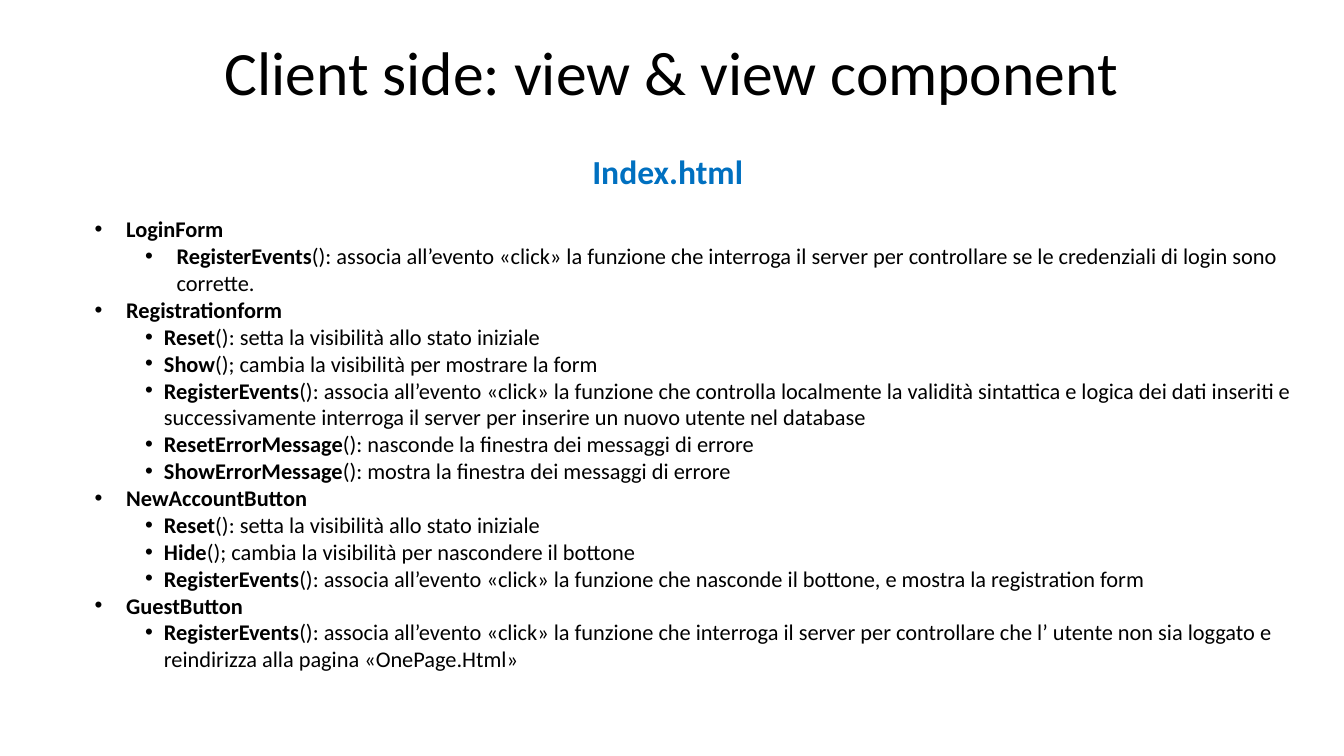
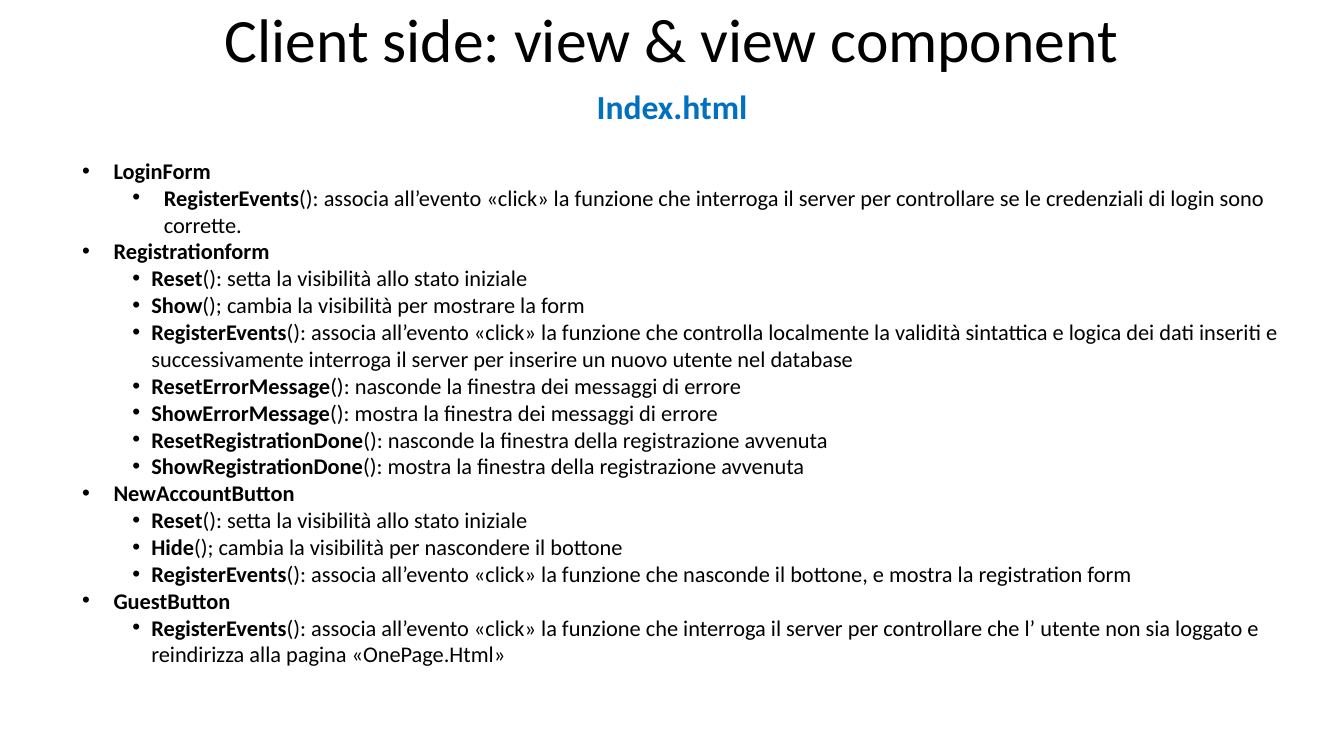
Before and after one commit to Giulsmoon/TecnologiePerIlWeb_Project1, a slide deck: slide 16 of Presentazioni Powerpoint/Progetto1_versione_RIA.pptx. Drawn at 1344x756 pixels with LibreOffice and Linux fonts; fonts in the diff are those of the drawing. Boxes give left, top, right and bottom in pixels: in the first picture for what was removed or moved away, otherwise in the second. Text is boxed around its words. In the diff, an @@ line names an element or a change of style, - is before the commit and + after.

Commit message:
Cleaning import, added index registration done, pptx

```diff
--- a/Presentazioni Powerpoint/Progetto1_versione_RIA.pptx
+++ b/Presentazioni Powerpoint/Progetto1_versione_RIA.pptx
@@ title "Client side: view & view ...": place and size @@
-title "Client side: view & view ..." at (225,52,1117,105)
+title "Client side: view & view ..." at (225,19,1117,72)
@@ text "Index.html": place and size @@
-text "Index.html" at (592,160,743,185)
+text "Index.html" at (597,95,748,120)
@@ text "LoginForm": place and size @@
-text "LoginForm" at (126,221,1290,671)
+text "LoginForm" at (114,163,1277,666)
@@ text at (151,432,828,478): paragraphs added @@
+    • ResetRegistrationDone(): nasconde la finestra della registrazione avvenuta
+    • ShowRegistrationDone(): mostra la finestra della registrazione avvenuta
```
Also in this commit, not shown: 23 other slides changed, 27 other files.
